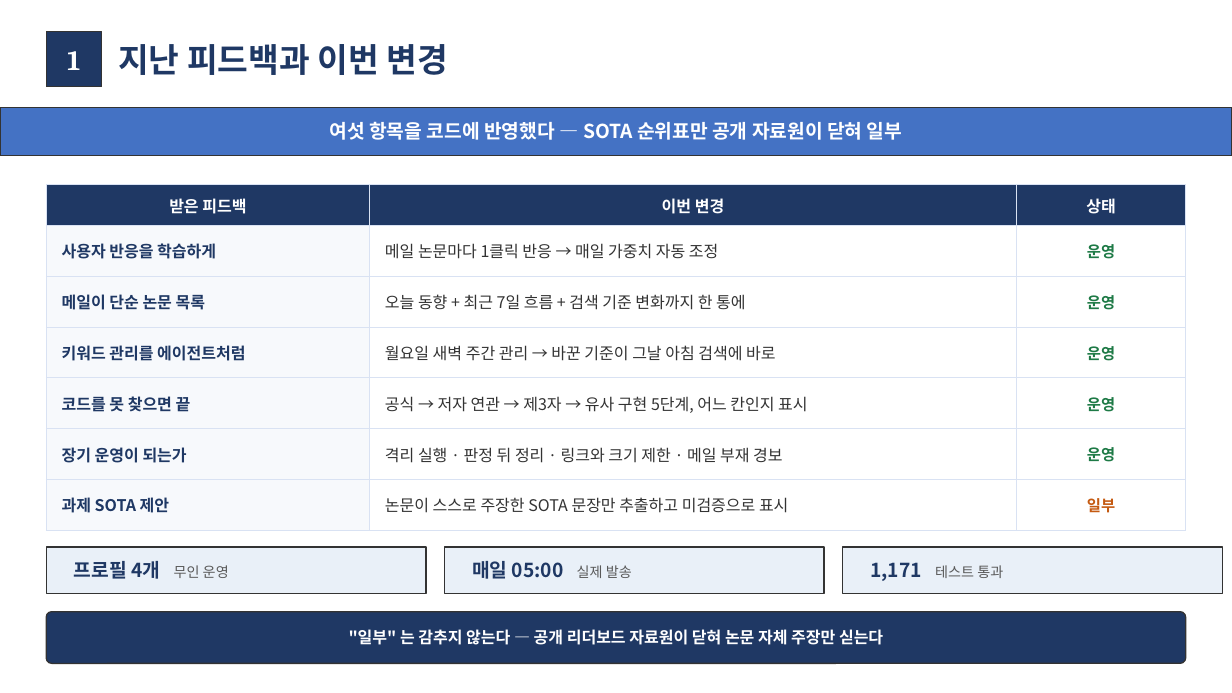
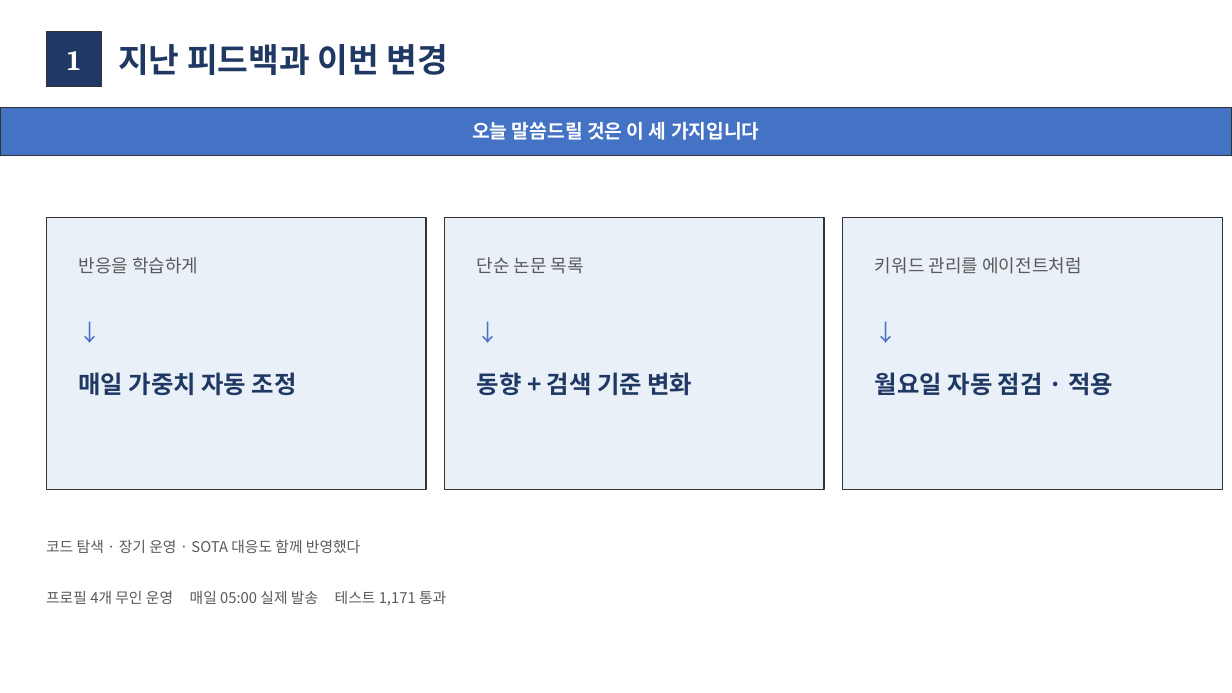
Before and after one commit to moon201595/agent, a slide deck: slide 2 of docs/diagrams_feedback_2026-09-17/피드백_반영_보고_2026-09-20.pptx. Drawn at 1232x693 pixels with LibreOffice and Linux fonts; fonts in the diff are those of the drawing. Boxes give left, top, right and bottom in pixels: in the first picture for what was removed or moved away, otherwise in the second. Text is boxed around its words. In the diff, an @@ line names an element or a change of style, - is before the commit and + after.

```diff
--- a/docs/diagrams_feedback_2026-09-17/피드백_반영_보고_2026-09-20.pptx
+++ b/docs/diagrams_feedback_2026-09-17/피드백_반영_보고_2026-09-20.pptx
@@ text at (472,122,760,140): text changed @@
-여섯 항목을 코드에 반영했다 — SOTA 순위표만 공개 자료원이 닫혀 일부
+오늘 말씀드릴 것은 이 세 가지입니다
@@ table removed at (46,185,1186,517), 7 rows, 3 columns @@
-받은 피드백 | 이번 변경 | 상태
-사용자 반응을 학습하게 | 메일 논문마다 1클릭 반응 → 매일 가중치 자동 조정 | 운영
-메일이 단순 논문 목록 | 오늘 동향 + 최근 7일 흐름 + 검색 기준 변화까지 한 통에 | 운영
-키워드 관리를 에이전트처럼 | 월요일 새벽 주간 관리 → 바꾼 기준이 그날 아침 검색에 바로 | 운영
-코드를 못 찾으면 끝 | 공식 → 저자 연관 → 제3자 → 유사 구현 5단계, 어느 칸인지 표시 | 운영
-장기 운영이 되는가 | 격리 실행 · 판정 뒤 정리 · 링크와 크기 제한 · 메일 부재 경보 | 운영
-과제 SOTA 제안 | 논문이 스스로 주장한 SOTA 문장만 추출하고 미검증으로 표시 | 일부
@@ rectangle added at (46,217,426,490), fill #E9F0F8, outline #333333 1 pt @@
@@ rectangle added at (445,217,824,490), fill #E9F0F8, outline #333333 1 pt @@
@@ rectangle added at (843,217,1223,490), fill #E9F0F8, outline #333333 1 pt @@
@@ text added at (79,257,198,274), 14 pt, text #595959 @@
+반응을 학습하게
@@ text added at (477,257,584,274), 14 pt, text #595959 @@
+단순 논문 목록
@@ text added at (875,257,1081,274), 14 pt, text #595959 @@
+키워드 관리를 에이전트처럼
@@ text added at (79,314,393,351), 18 pt, text #4472C4 @@
+↓
@@ text added at (477,314,791,351), 18 pt, text #4472C4 @@
+↓
@@ text added at (875,314,1189,351), 18 pt, text #4472C4 @@
+↓
@@ text added at (79,372,297,395), 19 pt, text #1F3864, bold @@
+매일 가중치 자동 조정
@@ text added at (477,372,692,395), 19 pt, text #1F3864, bold @@
+동향 + 검색 기준 변화
@@ text added at (875,372,1113,395), 19 pt, text #1F3864, bold @@
+월요일 자동 점검 · 적용
@@ rectangle removed at (46,547,426,593) @@
@@ text added at (46,540,360,553), 11.5 pt, text #595959 @@
+코드 탐색 · 장기 운영 · SOTA 대응도 함께 반영했다
@@ text removed at (74,561,229,579) @@
-프로필 4개 무인 운영
@@ rectangle removed at (445,547,824,593) @@
@@ rectangle removed at (843,547,1223,593) @@
@@ text removed at (870,562,1003,581) @@
-1,171 테스트 통과
@@ text at (46,591,446,606): text changed; size 15 to 11.5 pt; text colour #1F3864 to #595959; bold off @@
-매일 05:00 실제 발송
+프로필 4개 무인 운영 매일 05:00 실제 발송 테스트 1,171 통과
@@ rounded rectangle removed at (46,612,1186,664) @@
@@ text removed at (349,629,883,645) @@
-"일부" 는 감추지 않는다 — 공개 리더보드 자료원이 닫혀 논문 자체 주장만 싣는다
```
Also in this commit, not shown: 8 other slides changed, 2 slides added, 1 slide removed, 4 other files.
